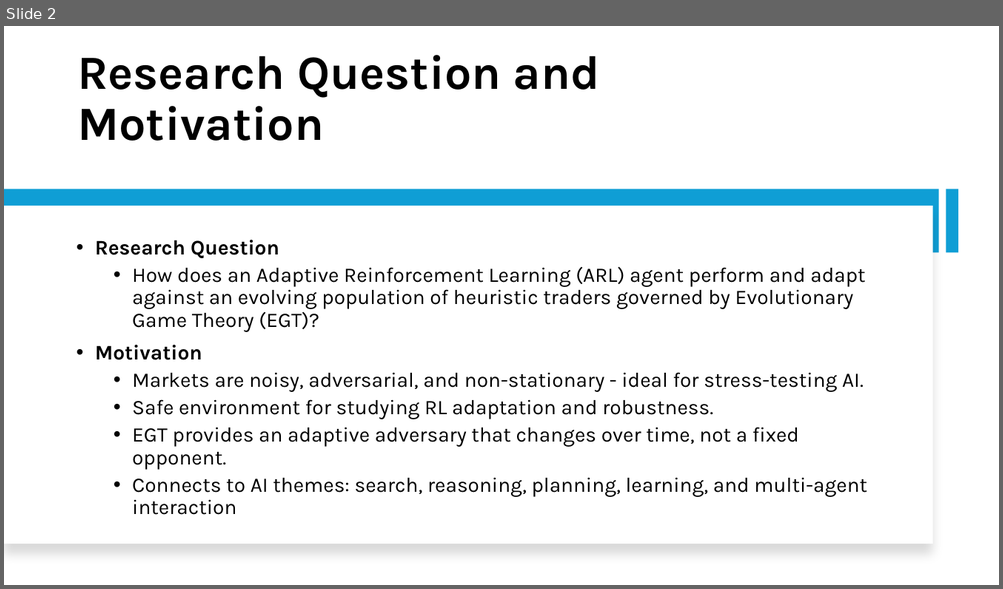
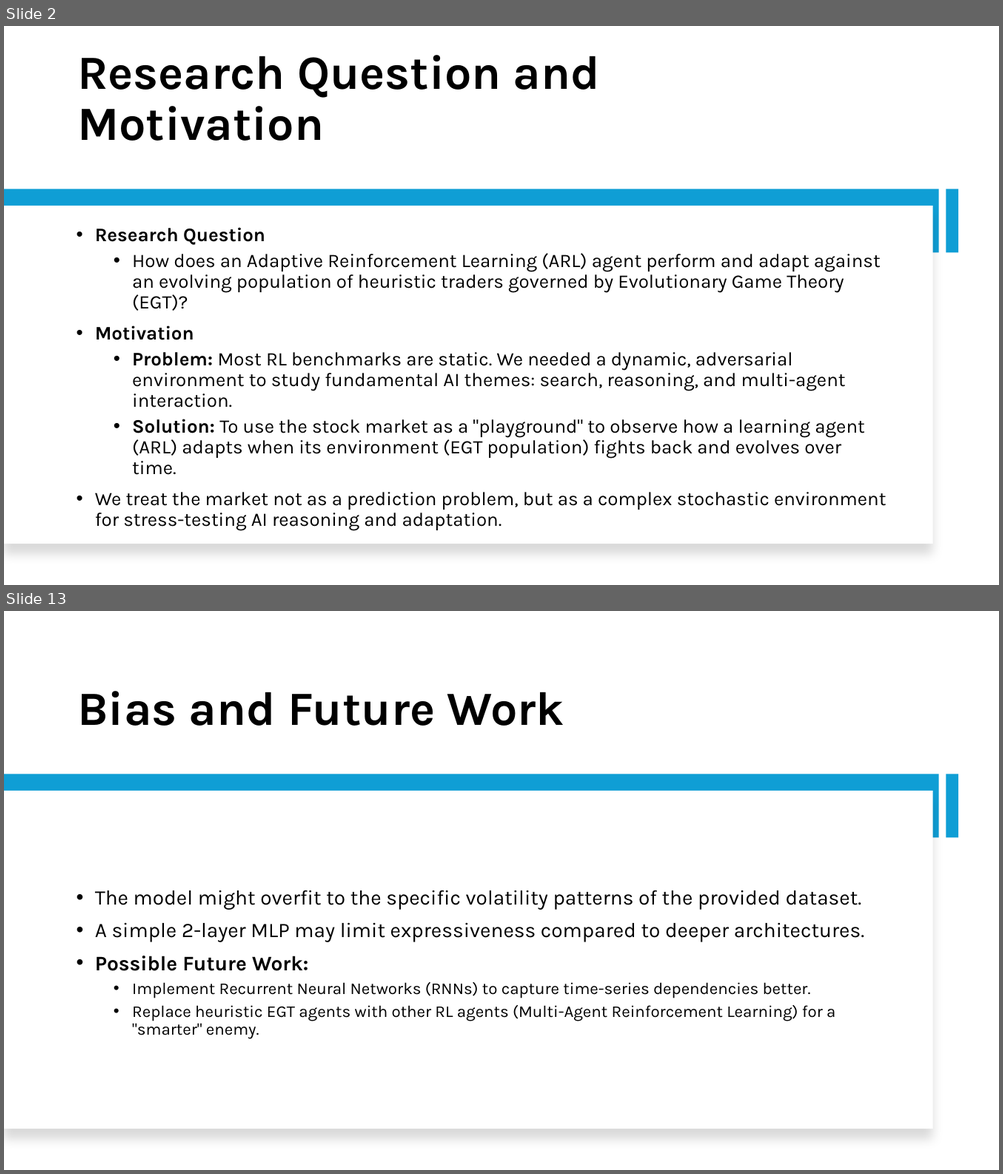
Before and after one commit to Srithwak/Coevolutionary_ARL_vs_EGT_agents_research, a slide deck: presentation.pptx. Shown one above the other, each under a label of ours: slide 2 before the commit, slides 2 and 13 after it; the slides between them are not shown. The pictures are 1003x589 and 1003x1174 pixels, drawn with LibreOffice and Linux fonts; fonts in the diff are those of the drawing. Boxes give left, top, right and bottom in pixels: in the first picture for what was removed or moved away, otherwise in the second. Text is boxed around its words. In the diff, an @@ line names an element or a change of style, - is before the commit and + after.

```diff
--- a/presentation.pptx
+++ b/presentation.pptx
@@ slide 13 added at (4, 611, 999, 1170), background #FFFFFF @@
@@ title added at (77, 691, 564, 726), 46 pt, text #000000, bold @@
+Bias and Future Work
@@ rectangle added at (4, 775, 939, 838), fill #0F9ED5 @@
@@ rectangle added at (945, 775, 959, 838), fill #0F9ED5 @@
@@ rectangle added at (4, 791, 933, 1130), fill #FFFFFF @@
@@ text added at (95, 890, 864, 1039), 16 pt, text #000000 @@
+• The model might overfit to the specific volatility patterns of the provided dataset.
+• A simple 2-layer MLP may limit expressiveness compared to deeper architectures.
+• Possible Future Work:
+  • Implement Recurrent Neural Networks (RNNs) to capture time-series dependencies better.
+  • Replace heuristic EGT agents with other RL agents (Multi-Agent Reinforcement Learning) for a "smarter" enemy.
@@ slide 2 changed as well @@
@@ text at (95, 227, 880, 340): size 20 to 18.5 pt in "Research Question", "How does an Adaptive Reinforcement Learning (ARL) ...", "Motivation" @@
@@ text at (95, 352, 886, 531): text changed; size 20 to 18.5 pt @@
-  • Markets are noisy, adversarial, and non-stationary - ideal for stress-testing AI.
-  • Safe environment for studying RL adaptation and robustness.
-  • EGT provides an adaptive adversary that changes over time, not a fixed opponent.
-  • Connects to AI themes: search, reasoning, planning, learning, and multi-agent interaction
+  • Problem: Most RL benchmarks are static. We needed a dynamic, adversarial environment to study fundamental AI themes: search, reasoning, and multi-agent interaction.
+  • Solution: To use the stock market as a "playground" to observe how a learning agent (ARL) adapts when its environment (EGT population) fights back and evolves over time.
+• We treat the market not as a prediction problem, but as a complex stochastic environment for stress-testing AI reasoning and adaptation.
```
Also in this commit, not shown: 4 other slides changed, 8 other slides added, 9 slides removed, 52 other files.
